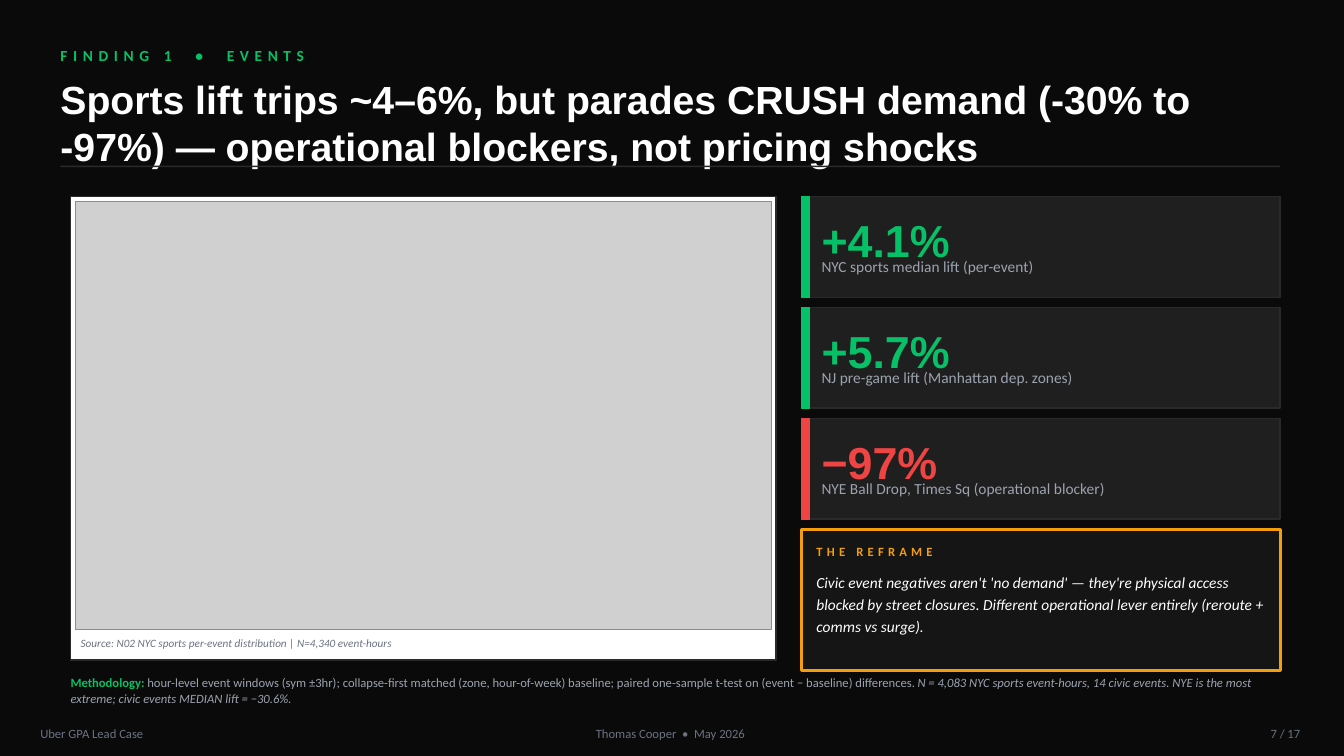
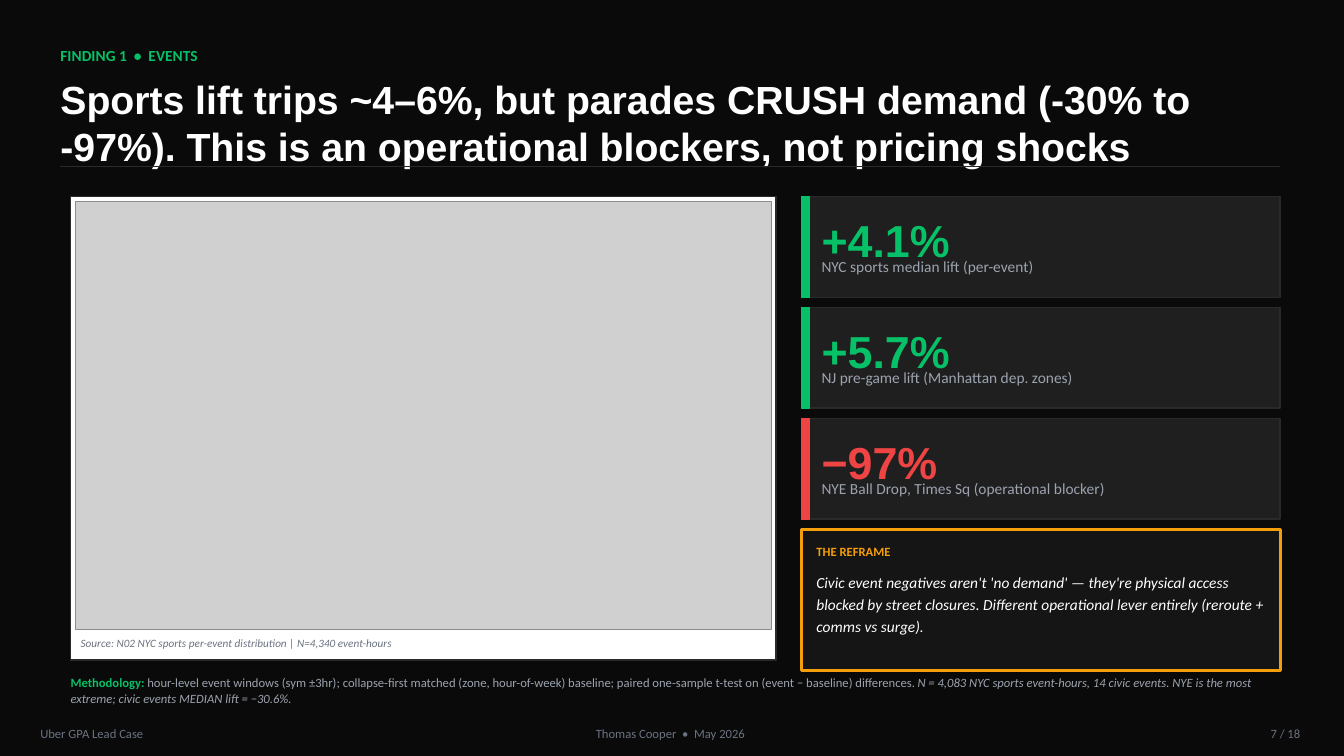
Before and after one commit to Tcooper4/UBER, a slide deck: slide 7 of deck/Cooper_Uber_GPA_Case_Deck.pptx. Drawn at 1344x756 pixels with LibreOffice and Linux fonts; fonts in the diff are those of the drawing; grey boxes stand for pictures. Boxes give left, top, right and bottom in pixels: in the first picture for what was removed or moved away, otherwise in the second. Text is boxed around its words. In the diff, an @@ line names an element or a change of style, - is before the commit and + after.

```diff
--- a/deck/Cooper_Uber_GPA_Case_Deck.pptx
+++ b/deck/Cooper_Uber_GPA_Case_Deck.pptx
@@ text "FINDING 1 • EVENTS" at bbox=[60, 51, 197, 61]: letter spacing 4 to 0 pt @@
@@ text at bbox=[60, 85, 1190, 169]: text changed @@
-Sports lift trips ~4–6%, but parades CRUSH demand (-30% to -97%) — operational blockers, not pricing shocks
+Sports lift trips ~4–6%, but parades CRUSH demand (-30% to -97%). This is an operational blockers, not pricing shocks
@@ text "THE REFRAME" at bbox=[816, 547, 891, 556]: letter spacing 3 to 0 pt @@
@@ text at bbox=[1271, 729, 1300, 738]: text changed @@
-7 / 17
+7 / 18
```
Also in this commit, not shown: 16 other slides changed, 1 slide added, 4 other files.
